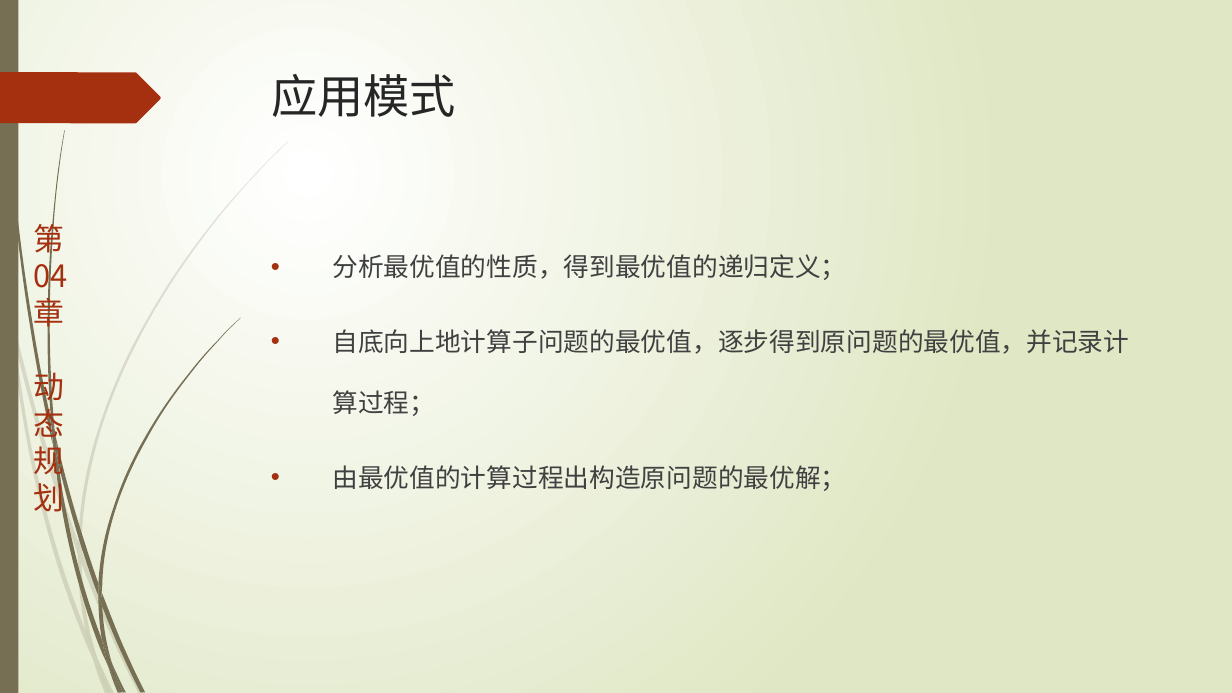
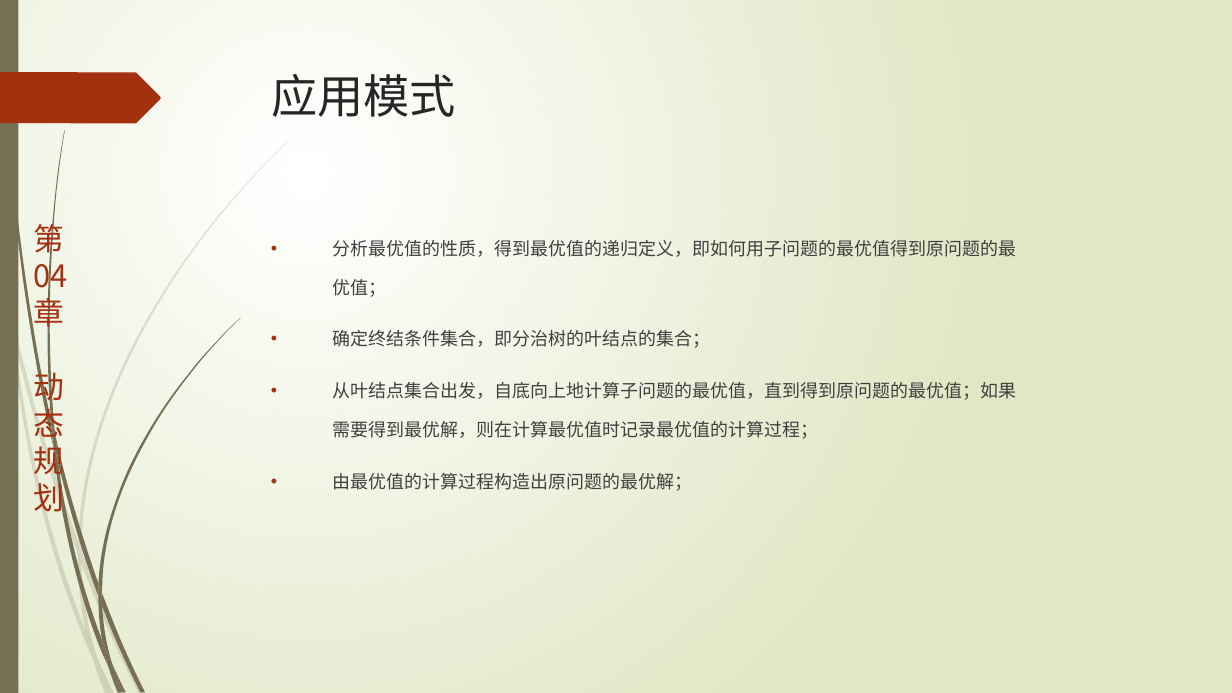
Before and after one commit to TeacherPeng/AlgorithmDesign, a slide deck: slide 4 of 教案/第04章.动态规划.pptx (slide 3 before the commit). Drawn at 1232x693 pixels with LibreOffice and Linux fonts; fonts in the diff are those of the drawing. Boxes give left, top, right and bottom in pixels: in the first picture for what was removed or moved away, otherwise in the second. Text is boxed around its words. In the diff, an @@ line names an element or a change of style, - is before the commit and + after.

```diff
--- a/教案/第04章.动态规划.pptx
+++ b/教案/第04章.动态规划.pptx
@@ text at [332,240,1016,491]: text changed; size 20 to 14 pt @@
-• 分析最优值的性质，得到最优值的递归定义；
-• 自底向上地计算子问题的最优值，逐步得到原问题的最优值，并记录计算过程；
-• 由最优值的计算过程出构造原问题的最优解；
+• 分析最优值的性质，得到最优值的递归定义，即如何用子问题的最优值得到原问题的最优值；
+• 确定终结条件集合，即分治树的叶结点的集合；
+• 从叶结点集合出发，自底向上地计算子问题的最优值，直到得到原问题的最优值；如果需要得到最优解，则在计算最优值时记录最优值的计算过程；
+• 由最优值的计算过程构造出原问题的最优解；
```
Also in this commit, not shown: 10 other slides changed, 3 slides added, 8 other files.
